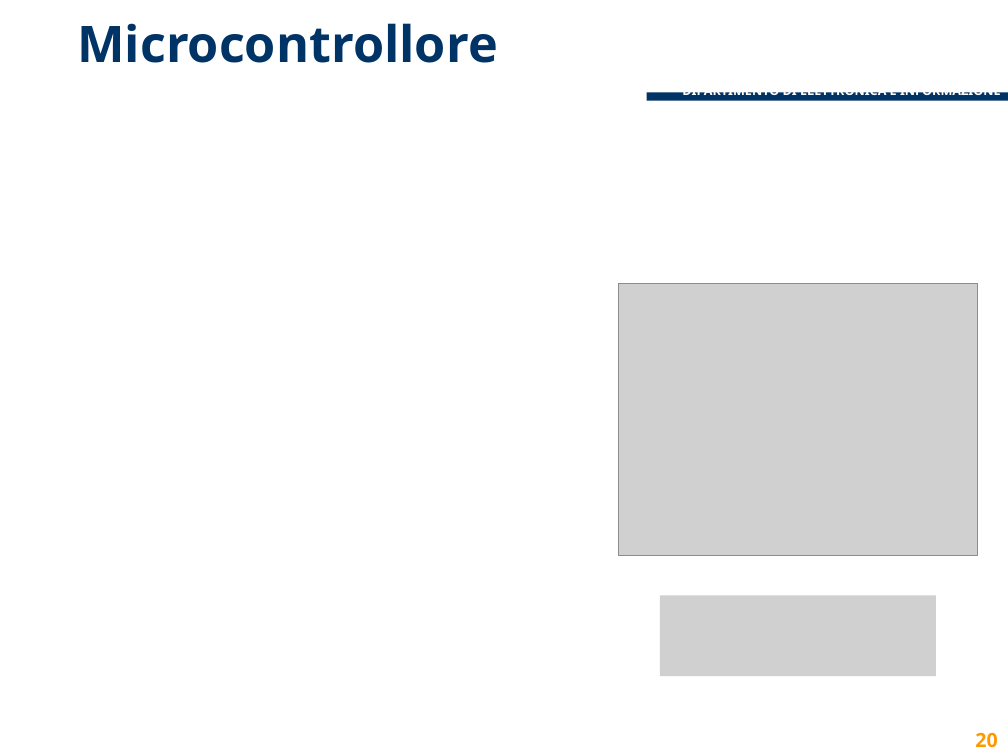
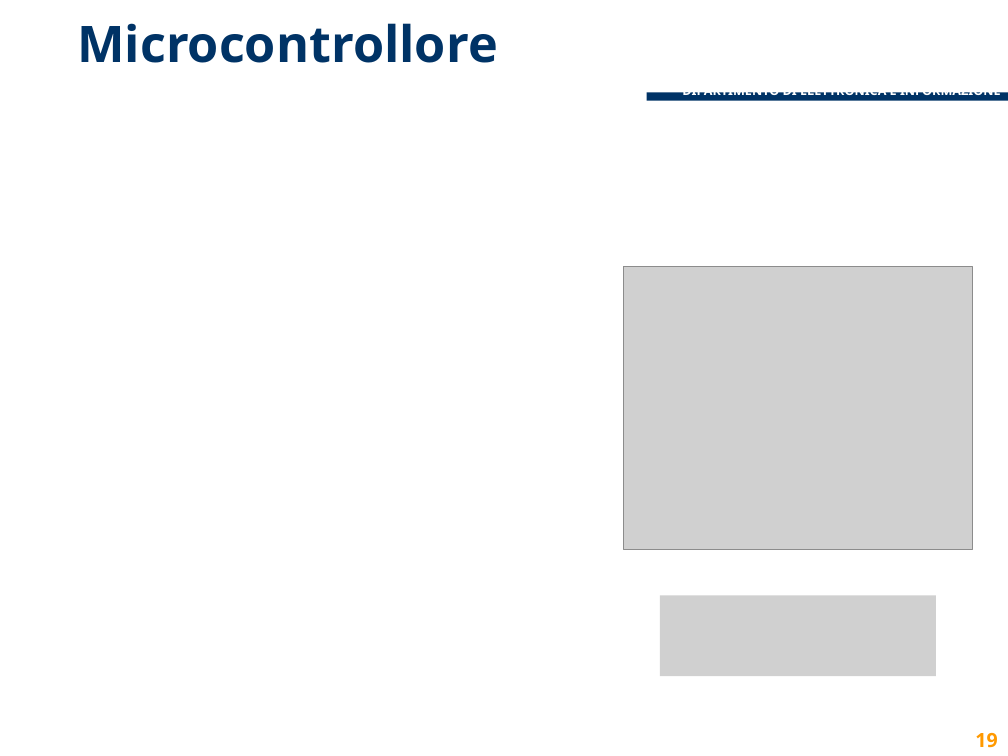
Before and after one commit to lcavagnispolimi/thesis_latex, a slide deck: slide 19 of presentazione_discussione.pptx (slide 20 before the commit). Drawn at 1008x756 pixels with LibreOffice and Linux fonts; fonts in the diff are those of the drawing; grey boxes stand for pictures; background and template pictures are left out. Boxes give left, top, right and bottom in pixels: in the first picture for what was removed or moved away, otherwise in the second. Text is boxed around its words. In the diff, an @@ line names an element or a change of style, - is before the commit and + after.

```diff
--- a/presentazione_discussione.pptx
+++ b/presentazione_discussione.pptx
@@ picture: place and size @@
-picture at (618, 283, 977, 555)
+picture at (623, 267, 973, 549)
@@ page number at (975, 733, 997, 748): text changed @@
-20
+19
```
Also in this commit, not shown: 6 other slides changed, 1 slide added, 2 slides removed.
